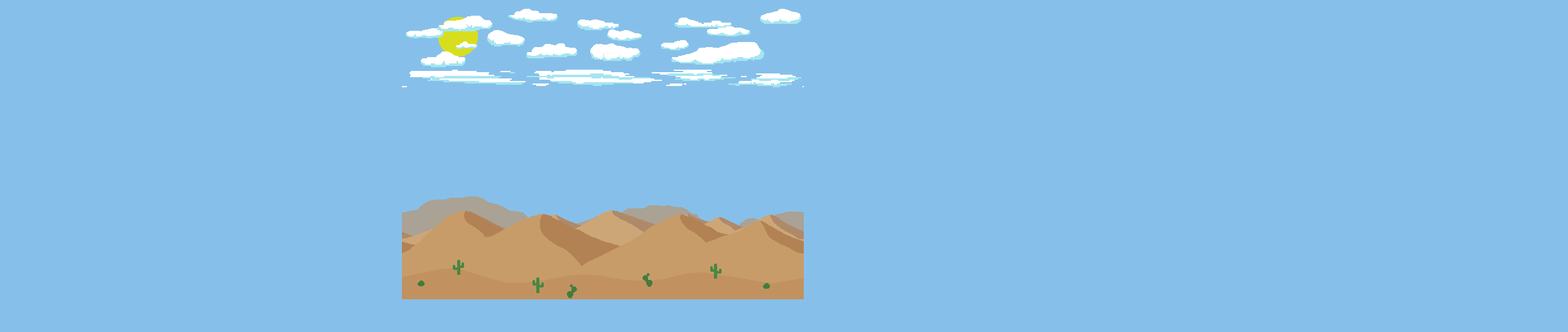
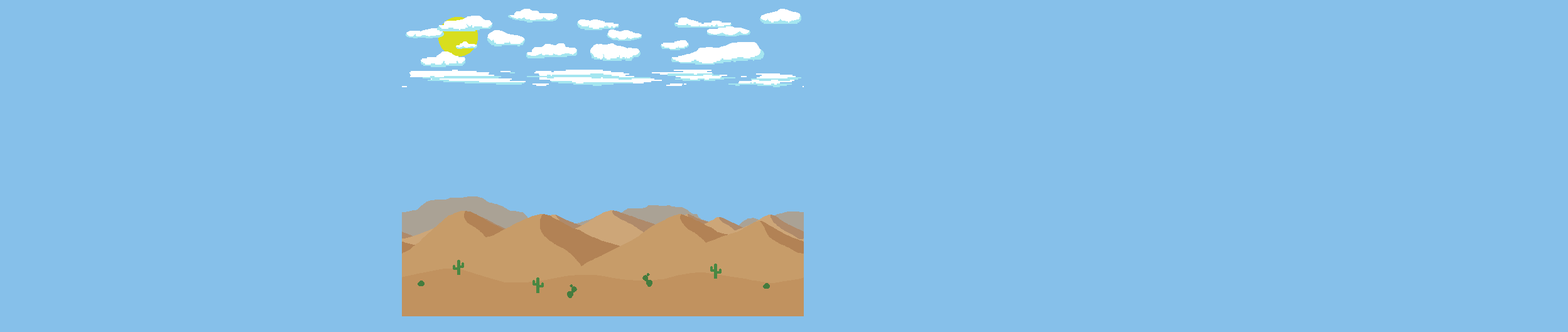
Comparing the layer stacks of the two w=1568, h=332 images. Changes:
painted on "sand" over left=401, top=299, right=804, bottom=317
